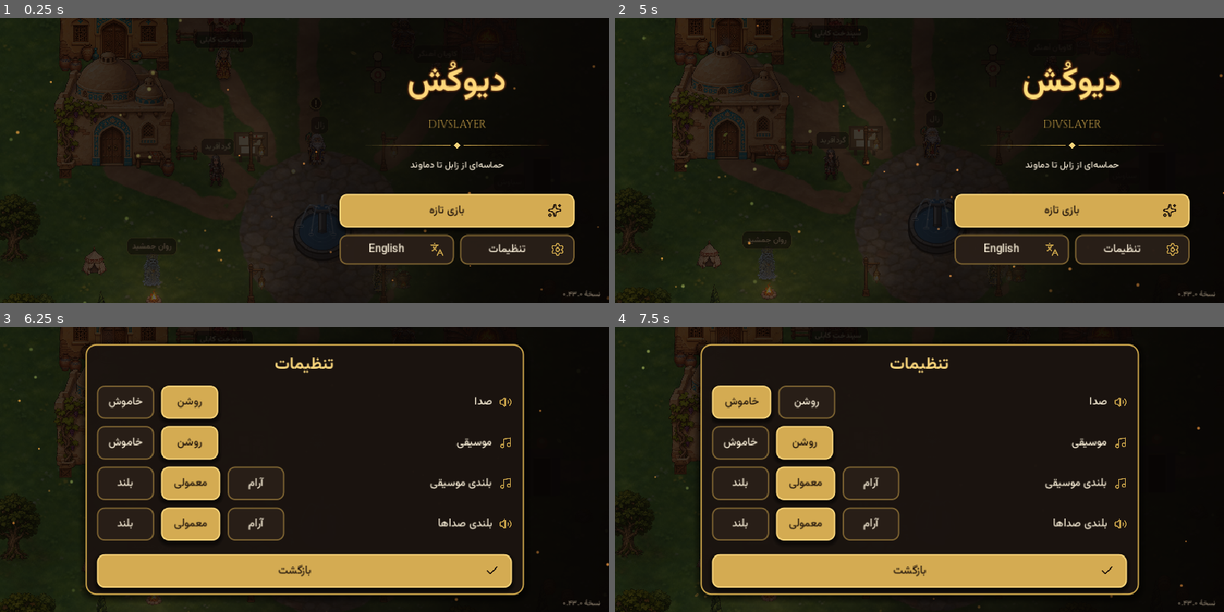
Above: before the commit, frames 1-4 (two rows, left to right).
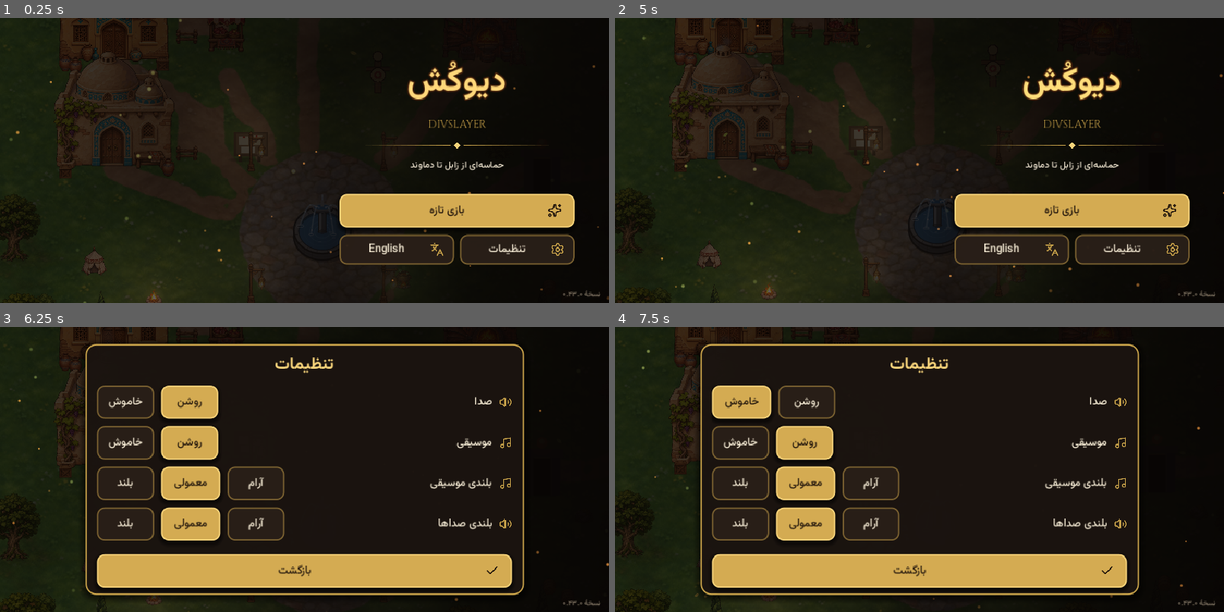
Above: after the commit, the same moments.

Repository: miladesmaeilpoor85-cell/Divslayer
Game: Godot game, scene res://scenes/main.tscn
Same seed, same stepped clock (60 frames per second), same inputs: the game is played once before the commit and once after it. Sound files missing from this copy of the repository are replaced by a short silence.
Inputs (mouse positions are in pixels of both pictures, inside the frame that each line leads up to):
- Up to frame 1 (0.25 s): no input
- Up to frame 2 (5 s): click "بازی تازه" at 0.5 s; click (1126, 157) at 1.25 s; click (986, 157) at 2 s; click (852, 157) at 2.75 s; click (712, 157) at 3.5 s; click "بازگشت" at 4.25 s
- Up to frame 3 (6.25 s): click "تنظیمات" at 5 s; click "روشن" at 5.75 s
- Up to frame 4 (7.5 s): click "خاموش" at 6.5 s; click "روشن" at 7.25 s

The runs differ from the first frame. In frame 1, less than 0.1% of the frame differs, in the area x 21-53%, y 11-95%; in frame 2, less than 0.1%, in the area x 21-38%, y 8-92%; in frame 3, less than 0.1%; in frame 4, less than 0.1%.
Error after the commit: Parse Error: Identifier "runtime_meta" not declared in the current scope. (res://scripts/sheets.gd:227)

Commit message:
feat: integrate generated Gale Warden and Alborz Scout art

Diff:
--- a/data/art_manifest.json
+++ b/data/art_manifest.json
@@ -934,13 +934,13 @@
    }
   },
   "alborzwarden": {
-   "cellW": 204,
-   "cellH": 234,
+   "cellW": 136,
+   "cellH": 156,
    "frames": 4,
    "variants": 1,
    "logicalW": 68,
    "logicalH": 78,
-   "pxPerUnitLogical": 3,
+   "pxPerUnitLogical": 2,
    "pivot": [
     0.5,
     0.01282051282051282
@@ -953,7 +953,17 @@
     "h": 78
    },
    "file": "alborzwarden",
-   "extension": "svg"
+   "extension": "svg",
+   "fallbackPxPerUnitLogical": 3,
+   "base64Parts": [
+    "alborzwarden/part_00.b64",
+    "alborzwarden/part_01.b64",
+    "alborzwarden/part_02.b64",
+    "alborzwarden/part_03.b64",
+    "alborzwarden/part_04.b64",
+    "alborzwarden/part_05a.b64",
+    "alborzwarden/part_05b.b64"
+   ]
   }
  },
  "heroes": {
--- a/docs/ASSET_RIGHTS_REGISTER.csv
+++ b/docs/ASSET_RIGHTS_REGISTER.csv
@@ -412,3 +412,5 @@
 "assets/art/Enemies/alborzwarden.svg","boss animation","Original detailed multi-pose SVG artwork for the Alborz Gale Wa …(317 unchanged characters)…
 "assets/art/Npcs/alborz_scout.svg","NPC sprite atlas","Original AI-assisted vector artwork authored directly for Divsla …(292 unchanged characters)…
 "assets/art/Portraits/alborz_scout.svg","assets/art/Portraits","OpenAI ChatGPT assistant-authored SVG","OpenAI ChatGPT","2026-11-26","Applicable provider terms require owner review","UNVERIFIED","","Dedicated Alborz Scout dialogue portrait; verify terms and commercial-use status before release."
+"assets/art/Enemies/alborzwarden/part_*.b64","boss animation atlas","Previously generated four-pose Gale Warden artwork, proportion-preserving crop/resize into a four-cell transparent WebP atlas and Base64 packaging","OpenAI ChatGPT ImageGen; previously generated artwork, cropped/resized and Base64-packaged","2026-11-26","Owner must review current provider terms and confirm commercial-use rights before release","UNVERIFIED","","Internal QA asset; 544x156 WebP atlas; four 136x156 cells; 68x78 logical render"
+"assets/art/Portraits/alborz_scout/part_*.b64","dialogue portrait","Previously generated square painterly Scout artwork separated from the concept sheet and resized to 256x256 WebP, then Base64-packaged","OpenAI ChatGPT ImageGen; previously generated artwork, cropped/resized and Base64-packaged","2026-11-26","Owner must review current provider terms and confirm commercial-use rights before release","UNVERIFIED","","Internal QA asset; 256x256 WebP portrait for dialogue UI"
--- a/scripts/enemy.gd
+++ b/scripts/enemy.gd
@@ -141,8 +141,10 @@
 		anim.sprite_frames = sh["frames"]
 		anim.centered = false
 		anim.offset = sh["offset"]
-		anim.scale = Vector2.ONE * Sheets.SCALE
 		var meta: Dictionary = sh["meta"]
+		# Most sheets are authored at 3x logical resolution; dedicated assets may declare another density.
+		var source_density := maxf(1.0, float(meta.get("pxPerUnitLogical", 3.0)))
+		anim.scale = Vector2.ONE / source_density
 		anim.modulate.a = float(meta.get("alpha", 1.0))
 		add_child(anim)
 		anim.play("v0")
--- a/scripts/sheets.gd
+++ b/scripts/sheets.gd
@@ -29,6 +29,30 @@
 	var error := image.load_png_from_buffer(bytes)
 	if error != OK:
 		push_error("base64 attack atlas is not a valid PNG (error " + str(error) + ")")
+		return null
+	return ImageTexture.create_from_image(image)
+
+## Load a WebP atlas from text-safe Base64 parts packaged in the Android PCK.
+static func load_base64_webp_parts(folder: String, parts: Array) -> Texture2D:
+	var encoded := ""
+	for relative_path in parts:
+		var path := Game.ART + folder + "/" + str(relative_path)
+		var source := FileAccess.open(path, FileAccess.READ)
+		if source == null:
+			push_error("base64 WebP asset part missing from the build: " + path)
+			return null
+		encoded += source.get_as_text().strip_edges()
+	if encoded.is_empty():
+		push_error("base64 WebP asset has no encoded data")
+		return null
+	var bytes := Marshalls.base64_to_raw(encoded)
+	if bytes.is_empty():
+		push_error("base64 WebP asset could not be decoded")
+		return null
+	var image := Image.new()
+	var error := image.load_webp_from_buffer(bytes)
+	if error != OK:
+		push_error("base64 data is not a valid WebP image (error " + str(error) + ")")
 		return null
 	return ImageTexture.create_from_image(image)
 
@@ -200,7 +224,7 @@
 					loaded_row.append(frame_texture)
 				attack_frame_rows.append(loaded_row)
 	var sf := character_frames(tex, meta, attack_texture, attack_frame_rows)
-	var out := {"frames": sf, "offset": pivot_offset(meta), "meta": meta}
+	var out := {"frames": sf, "offset": pivot_offset(runtime_meta), "meta": runtime_meta}
 	_cache[key] = out
 	return out
 
@@ -221,9 +245,19 @@
 		return {}
 	var enemy_file := str(meta.get("file", type))
 	var enemy_extension := str(meta.get("extension", "png"))
-	var tex: Texture2D = load(Game.ART + "Enemies/" + enemy_file + "." + enemy_extension)
-	if tex == null:
-		push_error("sheet missing from the build: Enemies/%s.png" % type)
+	var base64_parts: Array = meta.get("base64Parts", [])
+	var tex: Texture2D = load_base64_webp_parts("Enemies", base64_parts) if not base64_parts.is_empty() else null
+	var source_density := float(meta.get("pxPerUnitLogical", 3.0))
+	if tex == null:
+		# Existing SVG/PNG remains as a safe fallback; retain its original 3x density.
+		tex = load(Game.ART + "Enemies/" + enemy_file + "." + enemy_extension)
+		source_density = float(meta.get("fallbackPxPerUnitLogical", 3.0))
+	if tex == null:
+		push_error("sheet missing from the build: Enemies/" + enemy_file + "." + enemy_extension)
+		_cache[key] = {}
+		return {}
+	var runtime_meta: Dictionary = meta.duplicate(true)
+	runtime_meta["pxPerUnitLogical"] = source_density
 	var sf := SpriteFrames.new()
 	var cw := float(meta["cellW"])
 	var ch := float(meta["cellH"])
--- a/scripts/ui/portrait.gd
+++ b/scripts/ui/portrait.gd
@@ -27,6 +27,12 @@
 	"alborz_scout": ["alborz_scout", 1]}
 const ART_DIR := "res://assets/art/Portraits/%s.%s"
 const ART_EXT := {"alborz_scout": "svg"}
+const SCOUT_PORTRAIT_PARTS := [
+	"alborz_scout/part_00.b64",
+	"alborz_scout/part_01.b64",
+	"alborz_scout/part_02.b64",
+	"alborz_scout/part_03.b64"
+]
 
 static func art_path(key: String) -> String:
 	return ART_DIR % [str(ART[key][0]), str(ART_EXT.get(key, "webp"))]
@@ -50,6 +56,11 @@
 	var key := art_key(s)
 	if USER_ART.has(key):
 		return USER_ART_ATLAS != null and USER_ART_ATLAS.get_width() == 384 and USER_ART_ATLAS.get_height() == 384
+	if key == "alborz_scout":
+		for relative_path in SCOUT_PORTRAIT_PARTS:
+			if not FileAccess.file_exists(Game.ART + "Portraits/" + relative_path):
+				return false
+		return true
 	return ART.has(key) and ResourceLoader.exists(art_path(key))
 
 ## Shows the painted portrait for this sheet; false (and nothing changed) if there is none.
@@ -66,7 +77,10 @@
 		art_facing = int(user_spec[1])
 	else:
 		var a: Array = ART[key]
-		_tex = load(art_path(key))
+		if key == "alborz_scout":
+			_tex = Sheets.load_base64_webp_parts("Portraits", SCOUT_PORTRAIT_PARTS)
+		else:
+			_tex = load(art_path(key))
 		if _tex == null:
 			return false
 		_src = Rect2(Vector2.ZERO, _tex.get_size())
--- a/tests/chapter4test.gd
+++ b/tests/chapter4test.gd
@@ -44,6 +44,14 @@
 		return -1
 	main._on_interact(person)
 	await frames(2)
+	if id == "alborz_scout":
+		var scout_portrait = main.hud.dialogue.portrait
+		check("scout_dialogue_loads_dedicated_painted_portrait",
+			main.hud.dialogue.visible and scout_portrait.sheet == "alborz_scout"
+			and scout_portrait.art_facing == 1 and scout_portrait._tex != null
+			and scout_portrait._src.size == Vector2(256, 256),
+			{"sheet": scout_portrait.sheet, "loaded": scout_portrait._tex != null,
+				"source_size": scout_portrait._src.size, "art_facing": scout_portrait.art_facing})
 	var pages := await close_dialogue()
 	await frames(2)
 	return pages
@@ -298,17 +306,20 @@
 		check("gale_warden_uses_three_separate_telegraphed_lanes",
 			gale_warden.moves.has("crosswind") and eyrie_world.bossfx.tele.size() == 3,
 			{"moves": gale_warden.moves, "telegraphs": eyrie_world.bossfx.tele.size()})
-		var warden_sprite_texture: Texture2D = load("res://assets/art/Enemies/alborzwarden.svg")
+		var warden_meta: Dictionary = Game.manifest.get("enemies", {}).get("alborzwarden", {})
+		var warden_sprite_texture: Texture2D = preload("res://scripts/sheets.gd").load_base64_webp_parts("Enemies", warden_meta.get("base64Parts", []))
 		var warden_sprite_image: Image = warden_sprite_texture.get_image() if warden_sprite_texture != null else null
-		check("gale_warden_svg_atlas_rasterizes_with_visible_pixels",
+		check("gale_warden_webp_atlas_loads_with_transparent_pixels",
 			warden_sprite_image != null and not warden_sprite_image.is_empty()
-			and warden_sprite_image.get_width() == 816 and warden_sprite_image.get_height() == 234)
+			and warden_sprite_image.get_width() == 544 and warden_sprite_image.get_height() == 156
+			and warden_sprite_image.detect_alpha() != Image.ALPHA_NONE)
 		var warden_frames: SpriteFrames = gale_warden.anim.sprite_frames if gale_warden.anim != null else null
 		check("gale_warden_has_three_health_phases_and_dedicated_four_frame_sprite",
 			Game.boss_cfg("alborzwarden").get("phases", []) == [0.66, 0.33]
 			and gale_warden.over != null and gale_warden.anim != null and gale_warden.anim.visible
 			and warden_frames != null and warden_frames.has_animation("v0")
-			and warden_frames.get_frame_count("v0") == 4 and warden_frames.get_animation_speed("v0") > 0.0)
+			and warden_frames.get_frame_count("v0") == 4 and warden_frames.get_animation_speed("v0") > 0.0
+			and is_equal_approx(gale_warden.anim.scale.x, 0.5))
 		gale_warden.call("_warden_pose_start", 0.74)
 		check("gale_warden_attack_uses_anticipation_pose",
 			gale_warden.anim.frame == 1 and gale_warden.warden_pose_step == 0)
Not shown, added: assets/art/Enemies/alborzwarden/part_00.b64
Not shown, added: assets/art/Enemies/alborzwarden/part_01.b64
Not shown, added: assets/art/Enemies/alborzwarden/part_02.b64
Not shown, added: assets/art/Enemies/alborzwarden/part_03.b64
Not shown, added: assets/art/Enemies/alborzwarden/part_04.b64
Not shown, added: assets/art/Enemies/alborzwarden/part_05a.b64
Not shown, added: assets/art/Enemies/alborzwarden/part_05b.b64
Not shown, added: assets/art/Portraits/alborz_scout/part_00.b64
Not shown, added: assets/art/Portraits/alborz_scout/part_01.b64
Not shown, added: assets/art/Portraits/alborz_scout/part_02.b64
Not shown, added: assets/art/Portraits/alborz_scout/part_03.b64
